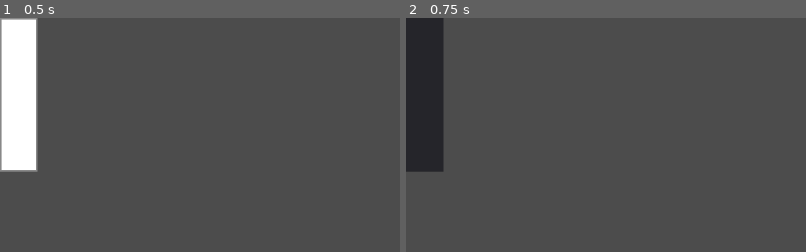
Above: before the commit, frames 1-2 (left to right).
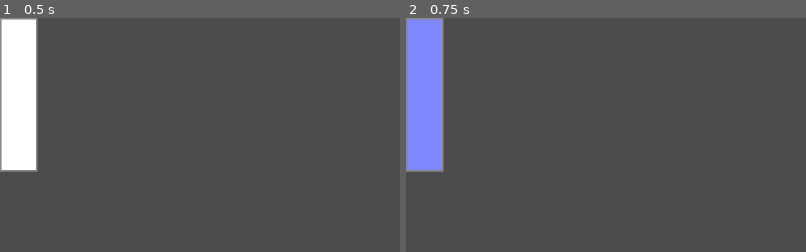
Above: after the commit, the same moments.

Repository: RodZill4/godot-music
Game: Godot game, scene res://keyboard/key_white.tscn
Two runs of this game, one before a commit and one after it. Both use one fixed random seed, a clock stepped at 60 frames per second and the inputs below. This scene is started directly instead of the project's main scene.
Inputs (mouse positions are % of the whole screen's width and height, from its top left):
- Up to frame 1 (0.5 s): no input
- Up to frame 2 (0.75 s): tap Enter at 0.5 s; move the mouse to (2, 16) at 0.52 s; click (2, 16) at 0.67 s
The pictures show only the part of the screen within x 0-50%, y 0-50%; the shares and areas given below are measured in that part.

Frame 1 is identical in both runs. In frame 2, 6.3% of the frame differs, in the area x 0-10%, y 0-66%.

Commit message:
Updated keyboard scene (correct mapping and feedback from MIDI).

Diff:
--- a/instrument.gd
+++ b/instrument.gd
@@ -28,7 +28,9 @@
 					voice.play_note(note, volume, b)
 					break
 			playing[note] = voice
-	else:
+		else:
+			print("no available voice")
+	elif playing.has(note):
 		playing[note].stop_note()
 
 func set_instrument(data):
@@ -37,3 +39,4 @@
 func on_voice_stopped(voice):
 	voices.append(voice)
 	playing.erase(voice.current_note)
+	print("Voice released")
--- /dev/null
+++ b/keyboard/black_key.tres
@@ -0,0 +1,14 @@
+[gd_resource type="Theme" load_steps=2 format=2]
+
+[sub_resource type="StyleBoxFlat" id=1]
+bg_color = Color( 0, 0, 0, 1 )
+border_width_left = 2
+border_width_top = 2
+border_width_right = 2
+border_width_bottom = 2
+border_color = Color( 0.533333, 0.533333, 0.533333, 1 )
+
+[resource]
+Panel/styles/panel = SubResource( 1 )
+Panel/styles/panelf = null
+Panel/styles/panelnc = null
--- /dev/null
+++ b/keyboard/black_key_pressed.tres
@@ -0,0 +1,14 @@
+[gd_resource type="Theme" load_steps=2 format=2]
+
+[sub_resource type="StyleBoxFlat" id=1]
+bg_color = Color( 0, 0.0117647, 0.717647, 1 )
+border_width_left = 2
+border_width_top = 2
+border_width_right = 2
+border_width_bottom = 2
+border_color = Color( 0.533333, 0.533333, 0.533333, 1 )
+
+[resource]
+Panel/styles/panel = SubResource( 1 )
+Panel/styles/panelf = null
+Panel/styles/panelnc = null
--- a/keyboard/key.gd
+++ b/keyboard/key.gd
@@ -11,15 +11,17 @@
 func _ready():
 	theme = key_theme
 
-func set_pressed_midi(p):
-	if p != pressed:
-		pressed = p
 
 func set_pressed(p):
 	if p != pressed:
 		pressed = p
 		theme = key_pressed_theme if pressed else key_theme
-		emit_signal("note", 1.0 if pressed else 0.0)
+		emit_signal("note", 1.0 if pressed or pressed_midi else 0.0)
+
+func set_pressed_midi(p):
+	if p != pressed_midi:
+		pressed_midi = p
+		theme = key_pressed_theme if pressed or pressed_midi else key_theme
 
 func _on_Key_gui_input(event : InputEvent):
 	if event is InputEventMouseButton and event.button_index == BUTTON_LEFT:
--- a/keyboard/key_black.tscn
+++ b/keyboard/key_black.tscn
@@ -1,22 +1,12 @@
-[gd_scene load_steps=5 format=2]
+[gd_scene load_steps=4 format=2]
 
 [ext_resource path="res://keyboard/key.gd" type="Script" id=1]
-[ext_resource path="res://keyboard/white_key.tres" type="Theme" id=2]
-[ext_resource path="res://keyboard/white_key_pressed.tres" type="Theme" id=3]
-
-[sub_resource type="StyleBoxFlat" id=1]
-bg_color = Color( 0, 0, 0, 1 )
-border_width_left = 2
-border_width_top = 2
-border_width_right = 2
-border_width_bottom = 2
-border_color = Color( 0.27451, 0.27451, 0.27451, 1 )
+[ext_resource path="res://keyboard/black_key.tres" type="Theme" id=2]
+[ext_resource path="res://keyboard/black_key_pressed.tres" type="Theme" id=3]
 
 [node name="Key" type="Panel"]
 margin_right = 34.0
 margin_bottom = 125.0
-custom_styles/panelf = SubResource( 1 )
-custom_styles/panel = SubResource( 1 )
 script = ExtResource( 1 )
 key_theme = ExtResource( 2 )
 key_pressed_theme = ExtResource( 3 )
--- a/keyboard/key_white.tscn
+++ b/keyboard/key_white.tscn
@@ -1,7 +1,8 @@
-[gd_scene load_steps=5 format=2]
+[gd_scene load_steps=6 format=2]
 
 [ext_resource path="res://keyboard/key.gd" type="Script" id=1]
 [ext_resource path="res://keyboard/white_key.tres" type="Theme" id=2]
+[ext_resource path="res://keyboard/white_key_pressed.tres" type="Theme" id=3]
 
 [sub_resource type="StyleBoxFlat" id=1]
 bg_color = Color( 0.505882, 0.52549, 1, 1 )
@@ -22,5 +23,6 @@
 theme = SubResource( 2 )
 script = ExtResource( 1 )
 key_theme = ExtResource( 2 )
+key_pressed_theme = ExtResource( 3 )
 
 [connection signal="gui_input" from="." to="." method="_on_Key_gui_input"]
--- a/keyboard/keyboard.gd
+++ b/keyboard/keyboard.gd
@@ -5,7 +5,10 @@
 export(int) var keys = 8 setget set_keys
 export(int) var offset = 0 setget set_offset
 
+var notes
+
 const WHITE_INTERVALS = [ 2, 2, 1, 2, 2, 2, 1 ]
+const IS_WHITE = [ true, false, true, false, true, true, false, true, false, true, false, true]
 
 signal note(note, volume)
 
@@ -18,8 +21,12 @@
 	if event is InputEventMIDI:
 		if event.message == 9:
 			emit_signal("note", event.pitch, event.velocity/127.0)
+			if notes[event.pitch] != null:
+				notes[event.pitch].set_pressed_midi(true)
 		elif event.message == 8:
 			emit_signal("note", event.pitch, 0)
+			if notes[event.pitch] != null:
+				notes[event.pitch].set_pressed_midi(false)
 
 func set_keys(k):
 	keys = k
@@ -32,13 +39,41 @@
 func update_keyboard():
 	for c in get_children():
 		c.queue_free()
+	notes = []
+	for i in range(128):
+		notes.append(null)
+	var next_white = 0
+	var key : Key
+	var current_note = offset
+	if !IS_WHITE[offset % 12]:
+		current_note -= 1
+	var whites = 0
+	while whites < keys:
+		if IS_WHITE[current_note % 12]:
+			key = preload("res://keyboard/key_white.tscn").instance()
+			key.rect_position = Vector2(next_white, 0)
+			whites += 1
+			next_white += key.rect_size.x
+			add_child(key)
+			move_child(key, 0)
+		else:
+			key = preload("res://keyboard/key_black.tscn").instance()
+			key.rect_position = Vector2(next_white-key.rect_size.x/2, 0)
+			add_child(key)
+		key.connect("note", self, "on_note", [ current_note ])
+		notes[current_note] = key
+		current_note += 1
+
+func update_keyboard_old():
+	for c in get_children():
+		c.queue_free()
 	var x = 0
 	var interval = 0
 	var key : Key
 	var starting_note = 0
 	var current_note
 	for i in range(offset):
-		starting_note += [i % WHITE_INTERVALS.size()]
+		starting_note += WHITE_INTERVALS[i % WHITE_INTERVALS.size()]
 	current_note = starting_note
 	for i in range(keys):
 		key = preload("res://keyboard/key_white.tscn").instance()
@@ -63,4 +98,4 @@
 		current_note += WHITE_INTERVALS[(offset + i) % WHITE_INTERVALS.size()]
 
 func on_note(volume, note):
-	emit_signal("note", 48+note, volume)
+	emit_signal("note", note, volume)
--- a/sound_font.gd
+++ b/sound_font.gd
@@ -240,7 +240,18 @@
 	return return_value
 
 func get_instrument(preset_id, instrument_index):
-	var instrument_data = prepare_instrument(sound_font.pdta.inst[sound_font.pdta.phdr[preset_id].bags[instrument_index].instrument])
+	if preset_id >= sound_font.pdta.phdr.size():
+		return null
+	var preset = sound_font.pdta.phdr[preset_id]
+	if instrument_index >= preset.bags.size():
+		return null
+	if !preset.bags[instrument_index].has("instrument"):
+		print(preset.bags[instrument_index])
+		return null
+	var instrument = preset.bags[instrument_index].instrument
+	if instrument >= sound_font.pdta.inst.size():
+		return null
+	var instrument_data = prepare_instrument(sound_font.pdta.inst[instrument])
 	print(instrument_data)
 	return instrument_data
 
--- a/test.gd
+++ b/test.gd
@@ -26,4 +26,6 @@
 	on_instrument_selected(0)
 
 func on_instrument_selected(ID):
-	$Instrument.set_instrument(sound_font_node.get_instrument($Select/Preset.selected, ID))
+	var instrument = sound_font_node.get_instrument($Select/Preset.selected, ID)
+	if instrument != null:
+		$Instrument.set_instrument(instrument)
--- a/test.tscn
+++ b/test.tscn
@@ -9,21 +9,23 @@
 anchor_right = 1.0
 anchor_bottom = 1.0
 script = ExtResource( 1 )
-sound_font = "res://sound_fonts/TimGM6mb.sf2"
+sound_font = "res://sound_fonts/arachno.sf2"
 
 [node name="Keyboard" parent="." instance=ExtResource( 2 )]
 anchor_left = 0.5
 anchor_top = 1.0
 anchor_right = 0.5
 anchor_bottom = 1.0
-margin_left = -355.985
-margin_top = -198.883
-margin_right = 364.015
-margin_bottom = -1.883
+margin_left = -356.0
+margin_top = -200.0
+margin_right = 364.0
+margin_bottom = -3.0
 rect_min_size = Vector2( 720, 197 )
 keys = 15
+offset = 48
 
 [node name="Instrument" parent="." instance=ExtResource( 3 )]
+polyphony = 4
 
 [node name="SoundFont" parent="." instance=ExtResource( 4 )]
 
@@ -48,30 +50,30 @@
 align = 1
 
 [connection signal="note" from="Keyboard" to="." method="_on_Keyboard_note"]
-[connection signal="gui_input" from="Keyboard/Key" to="Keyboard/Key" method="_on_Key_gui_input"]
-[connection signal="gui_input" from="Keyboard/Key2" to="Keyboard/Key2" method="_on_Key_gui_input"]
-[connection signal="gui_input" from="Keyboard/Key3" to="Keyboard/Key3" method="_on_Key_gui_input"]
-[connection signal="gui_input" from="Keyboard/Key4" to="Keyboard/Key4" method="_on_Key_gui_input"]
-[connection signal="gui_input" from="Keyboard/Key5" to="Keyboard/Key5" method="_on_Key_gui_input"]
-[connection signal="gui_input" from="Keyboard/Key6" to="Keyboard/Key6" method="_on_Key_gui_input"]
-[connection signal="gui_input" from="Keyboard/Key7" to="Keyboard/Key7" method="_on_Key_gui_input"]
-[connection signal="gui_input" from="Keyboard/Key8" to="Keyboard/Key8" method="_on_Key_gui_input"]
-[connection signal="gui_input" from="Keyboard/Key9" to="Keyboard/Key9" method="_on_Key_gui_input"]
-[connection signal="gui_input" from="Keyboard/Key10" to="Keyboard/Key10" method="_on_Key_gui_input"]
-[connection signal="gui_input" from="Keyboard/Key11" to="Keyboard/Key11" method="_on_Key_gui_input"]
-[connection signal="gui_input" from="Keyboard/Key12" to="Keyboard/Key12" method="_on_Key_gui_input"]
-[connection signal="gui_input" from="Keyboard/Key13" to="Keyboard/Key13" method="_on_Key_gui_input"]
-[connection signal="gui_input" from="Keyboard/Key14" to="Keyboard/Key14" method="_on_Key_gui_input"]
-[connection signal="gui_input" from="Keyboard/Key15" to="Keyboard/Key15" method="_on_Key_gui_input"]
-[connection signal="gui_input" from="Keyboard/Key16" to="Keyboard/Key16" method="_on_Key_gui_input"]
-[connection signal="gui_input" from="Keyboard/Key17" to="Keyboard/Key17" method="_on_Key_gui_input"]
-[connection signal="gui_input" from="Keyboard/Key18" to="Keyboard/Key18" method="_on_Key_gui_input"]
-[connection signal="gui_input" from="Keyboard/Key19" to="Keyboard/Key19" method="_on_Key_gui_input"]
-[connection signal="gui_input" from="Keyboard/Key20" to="Keyboard/Key20" method="_on_Key_gui_input"]
-[connection signal="gui_input" from="Keyboard/Key21" to="Keyboard/Key21" method="_on_Key_gui_input"]
-[connection signal="gui_input" from="Keyboard/Key22" to="Keyboard/Key22" method="_on_Key_gui_input"]
-[connection signal="gui_input" from="Keyboard/Key23" to="Keyboard/Key23" method="_on_Key_gui_input"]
-[connection signal="gui_input" from="Keyboard/Key24" to="Keyboard/Key24" method="_on_Key_gui_input"]
-[connection signal="gui_input" from="Keyboard/Key25" to="Keyboard/Key25" method="_on_Key_gui_input"]
+[connection signal="gui_input" from="Keyboard/Key50" to="Keyboard/Key50" method="_on_Key_gui_input"]
+[connection signal="gui_input" from="Keyboard/Key49" to="Keyboard/Key49" method="_on_Key_gui_input"]
+[connection signal="gui_input" from="Keyboard/Key47" to="Keyboard/Key47" method="_on_Key_gui_input"]
+[connection signal="gui_input" from="Keyboard/Key45" to="Keyboard/Key45" method="_on_Key_gui_input"]
+[connection signal="gui_input" from="Keyboard/Key43" to="Keyboard/Key43" method="_on_Key_gui_input"]
+[connection signal="gui_input" from="Keyboard/Key42" to="Keyboard/Key42" method="_on_Key_gui_input"]
+[connection signal="gui_input" from="Keyboard/Key40" to="Keyboard/Key40" method="_on_Key_gui_input"]
+[connection signal="gui_input" from="Keyboard/Key38" to="Keyboard/Key38" method="_on_Key_gui_input"]
+[connection signal="gui_input" from="Keyboard/Key37" to="Keyboard/Key37" method="_on_Key_gui_input"]
+[connection signal="gui_input" from="Keyboard/Key35" to="Keyboard/Key35" method="_on_Key_gui_input"]
+[connection signal="gui_input" from="Keyboard/Key33" to="Keyboard/Key33" method="_on_Key_gui_input"]
+[connection signal="gui_input" from="Keyboard/Key31" to="Keyboard/Key31" method="_on_Key_gui_input"]
+[connection signal="gui_input" from="Keyboard/Key30" to="Keyboard/Key30" method="_on_Key_gui_input"]
+[connection signal="gui_input" from="Keyboard/Key28" to="Keyboard/Key28" method="_on_Key_gui_input"]
+[connection signal="gui_input" from="Keyboard/Key26" to="Keyboard/Key26" method="_on_Key_gui_input"]
+[connection signal="gui_input" from="Keyboard/Key27" to="Keyboard/Key27" method="_on_Key_gui_input"]
+[connection signal="gui_input" from="Keyboard/Key29" to="Keyboard/Key29" method="_on_Key_gui_input"]
+[connection signal="gui_input" from="Keyboard/Key32" to="Keyboard/Key32" method="_on_Key_gui_input"]
+[connection signal="gui_input" from="Keyboard/Key34" to="Keyboard/Key34" method="_on_Key_gui_input"]
+[connection signal="gui_input" from="Keyboard/Key36" to="Keyboard/Key36" method="_on_Key_gui_input"]
+[connection signal="gui_input" from="Keyboard/Key39" to="Keyboard/Key39" method="_on_Key_gui_input"]
+[connection signal="gui_input" from="Keyboard/Key41" to="Keyboard/Key41" method="_on_Key_gui_input"]
+[connection signal="gui_input" from="Keyboard/Key44" to="Keyboard/Key44" method="_on_Key_gui_input"]
+[connection signal="gui_input" from="Keyboard/Key46" to="Keyboard/Key46" method="_on_Key_gui_input"]
+[connection signal="gui_input" from="Keyboard/Key48" to="Keyboard/Key48" method="_on_Key_gui_input"]
 [connection signal="item_selected" from="Select/Preset" to="." method="on_preset_selected"]
 [connection signal="item_selected" from="Select/Instrument" to="." method="on_instrument_selected"]
--- a/voice.gd
+++ b/voice.gd
@@ -16,6 +16,7 @@
 	tween.connect("tween_completed", self, "on_tween_completed")
 
 func play_note(note, volume, sample):
+	print("play")
 	current_note = note
 	current_volume = volume
 	current_sample = sample
Not shown, changed: .gitignore
